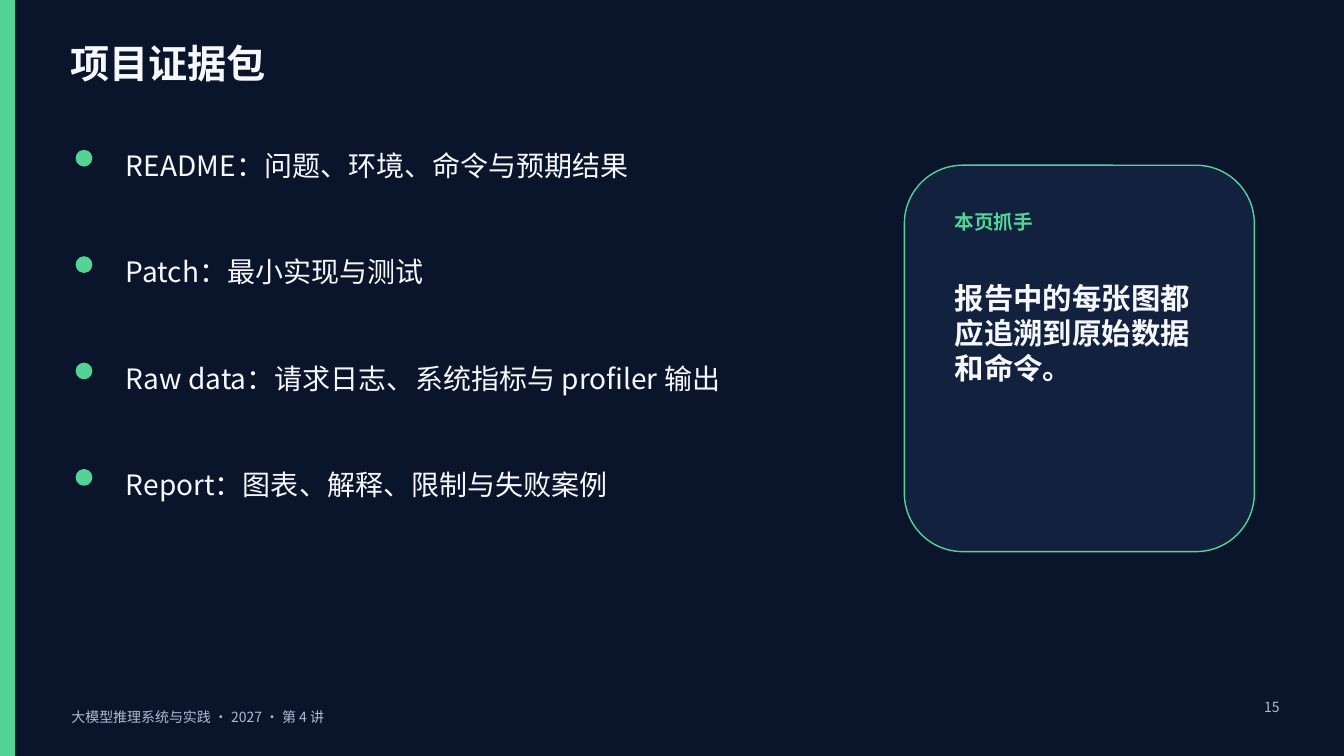
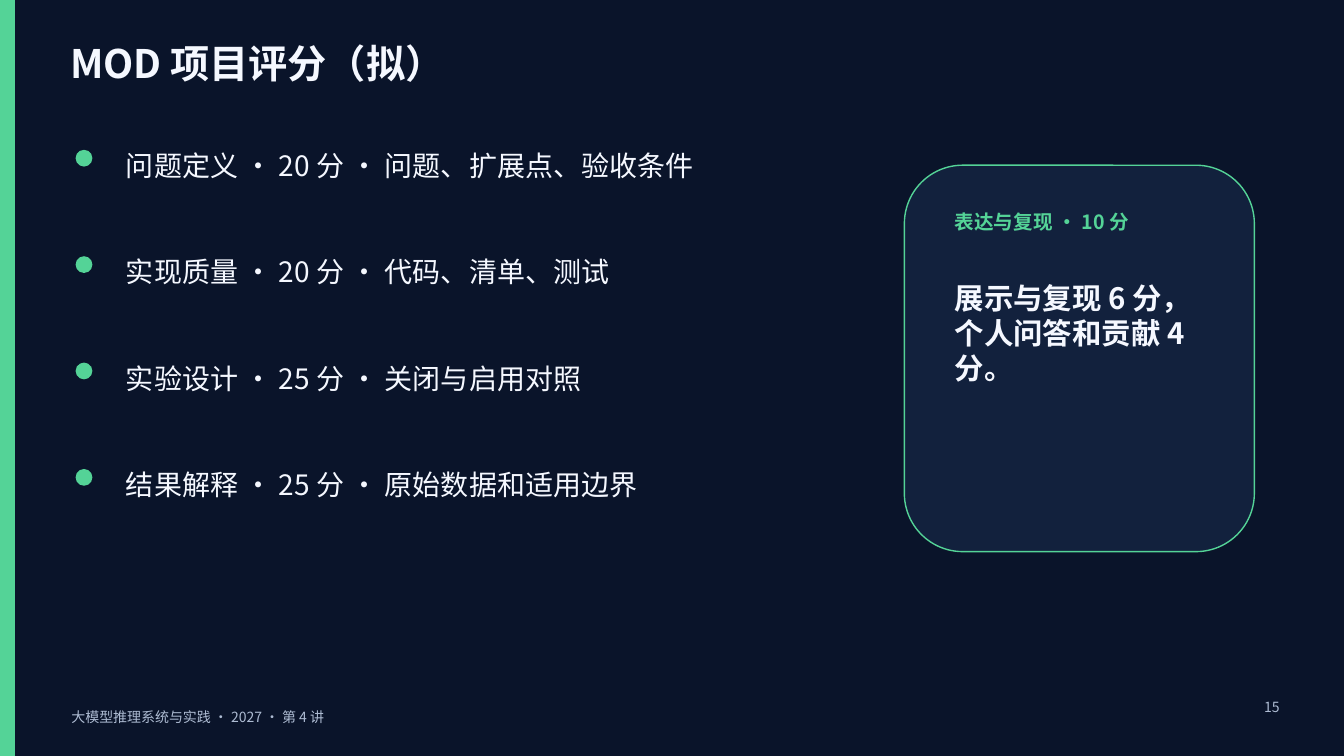
Before and after one commit to vLLM-HUST/intro-to-llm-inference-engines, a slide deck: slide 15 of build/slides/2027/lectures-8-pptx/第04讲_开源实践与课程项目.pptx. Drawn at 1344x756 pixels with LibreOffice and Linux fonts; fonts in the diff are those of the drawing. Boxes give left, top, right and bottom in pixels: in the first picture for what was removed or moved away, otherwise in the second. Text is boxed around its words. In the diff, an @@ line names an element or a change of style, - is before the commit and + after.

```diff
--- a/build/slides/2027/lectures-8-pptx/第04讲_开源实践与课程项目.pptx
+++ b/build/slides/2027/lectures-8-pptx/第04讲_开源实践与课程项目.pptx
@@ text at bbox=[70, 44, 444, 82]: text changed @@
-项目证据包
+MOD 项目评分（拟）
@@ text at bbox=[126, 152, 693, 179]: text changed @@
-README：问题、环境、命令与预期结果
+问题定义 · 20 分 · 问题、扩展点、验收条件
@@ text at bbox=[955, 212, 1129, 231]: text changed @@
-本页抓手
+表达与复现 · 10 分
@@ text at bbox=[126, 258, 609, 285]: text changed @@
-Patch：最小实现与测试
+实现质量 · 20 分 · 代码、清单、测试
@@ text at bbox=[955, 284, 1191, 382]: text changed @@
-报告中的每张图都应追溯到原始数据和命令。
+展示与复现 6 分，个人问答和贡献 4 分。
@@ text at bbox=[126, 365, 581, 392]: text changed @@
-Raw data：请求日志、系统指标与 profiler 输出
+实验设计 · 25 分 · 关闭与启用对照
@@ text at bbox=[126, 471, 637, 498]: text changed @@
-Report：图表、解释、限制与失败案例
+结果解释 · 25 分 · 原始数据和适用边界
```
Also in this commit, not shown: 1 other slide changed, 12 other files.
